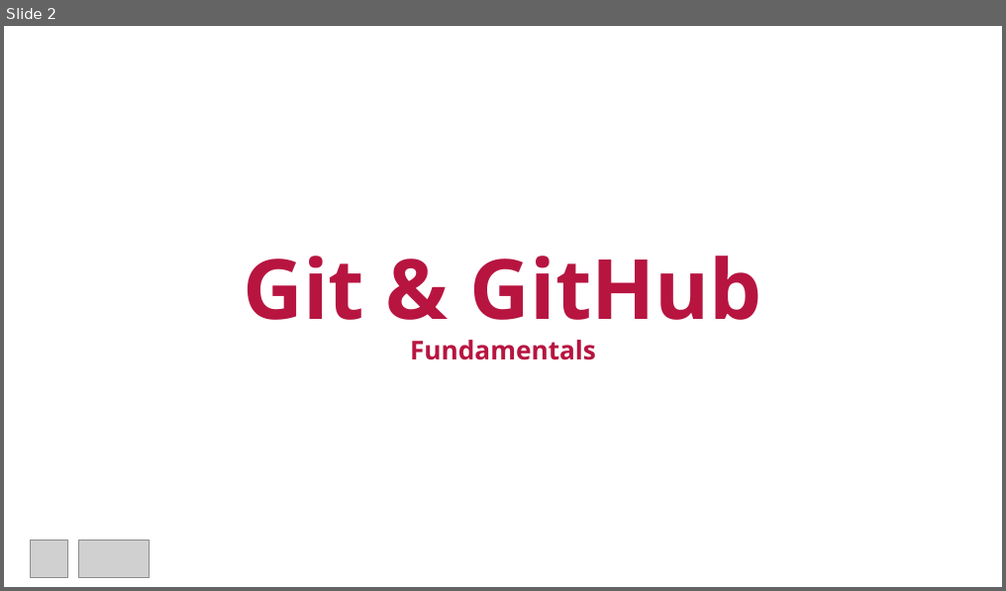
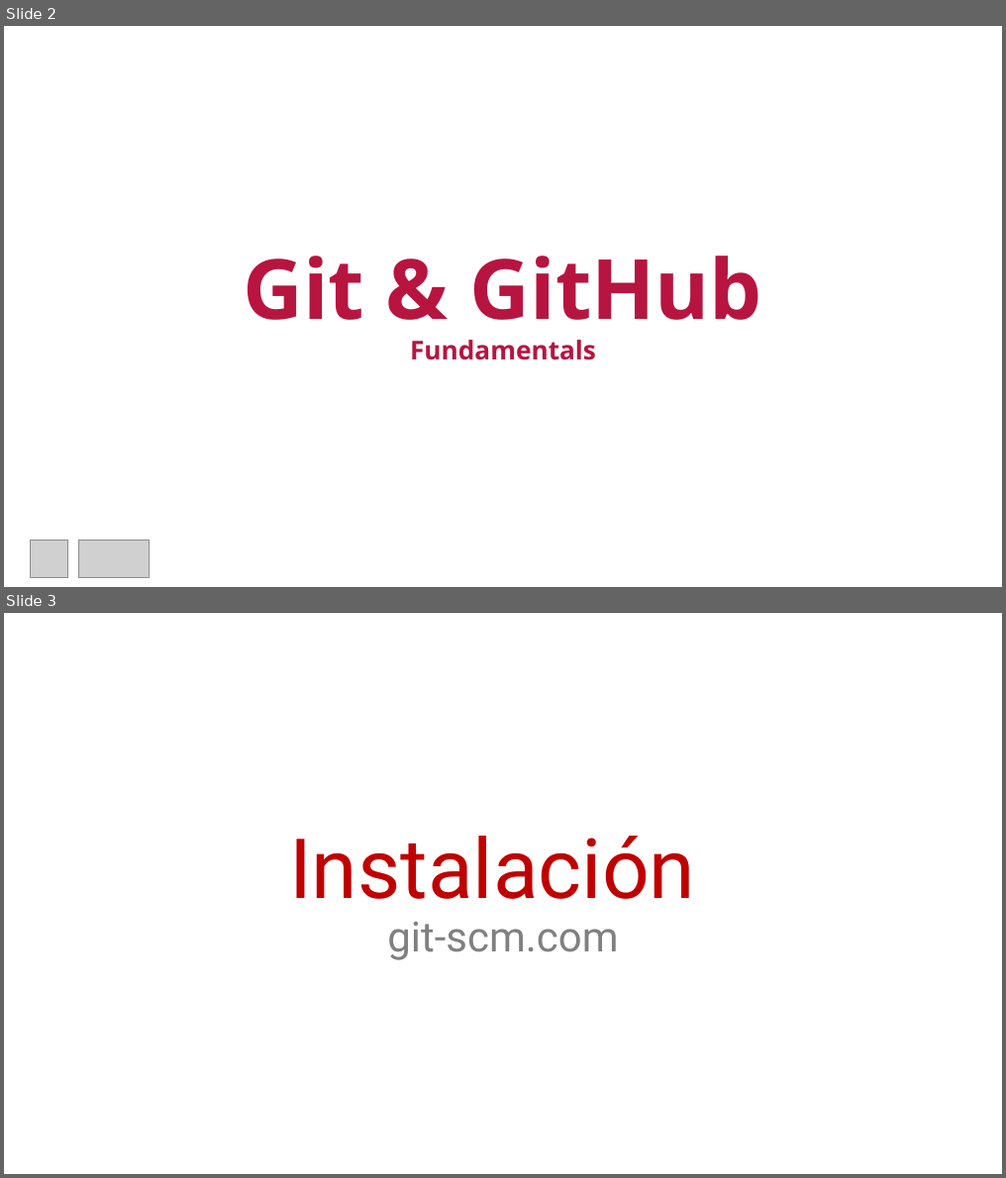
Before and after one commit to cimadev/PlaticasTalleres, a slide deck: 2018/Git-github-fundamentals/gitgithubfundamentals.pptx. Shown one above the other, each under a label of ours: slide 2 before the commit, slides 2 and 3 after it. The pictures are 1006x591 and 1006x1178 pixels, drawn with LibreOffice and Linux fonts; fonts in the diff are those of the drawing; grey boxes stand for pictures. Boxes give left, top, right and bottom in pixels: in the first picture for what was removed or moved away, otherwise in the second. Text is boxed around its words. In the diff, an @@ line names an element or a change of style, - is before the commit and + after.

```diff
--- a/2018/Git-github-fundamentals/gitgithubfundamentals.pptx
+++ b/2018/Git-github-fundamentals/gitgithubfundamentals.pptx
@@ slide 3 added at box(4, 613, 1002, 1174), background #FFFFFF @@
@@ title added at box(289, 836, 695, 960), 80 pt, text #C00000 @@
+Instalación
+git-scm.com
```
Also in this commit, not shown: 1 other slide added, 1 slide removed, 1 other file.
